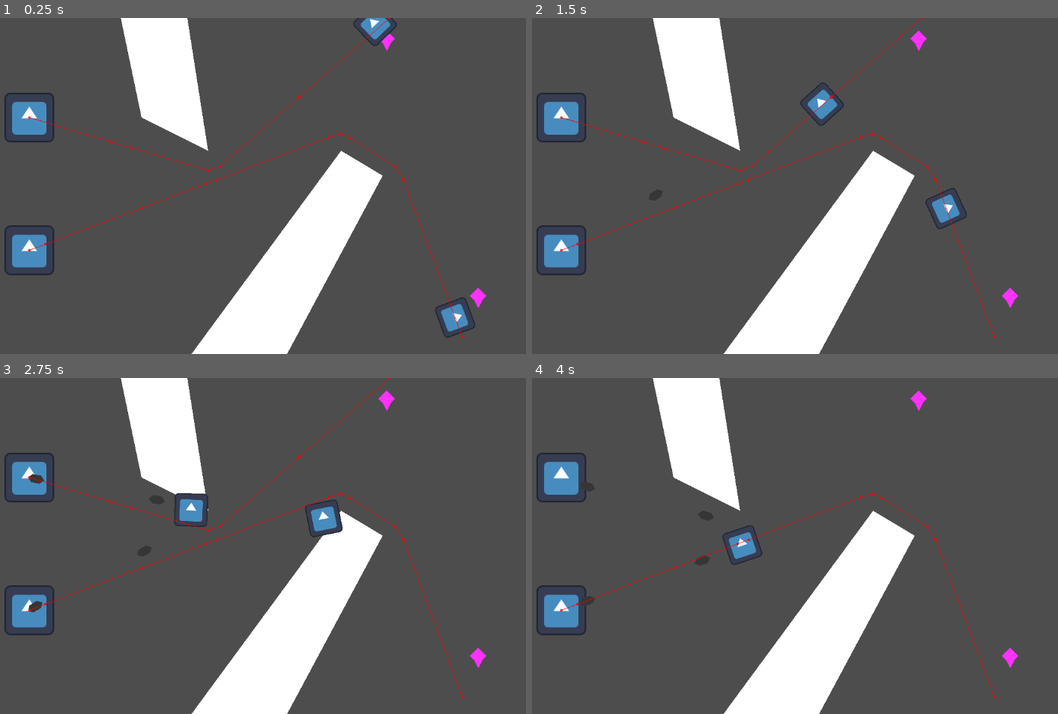
Above: before the commit, frames 1-4 (two rows, left to right).
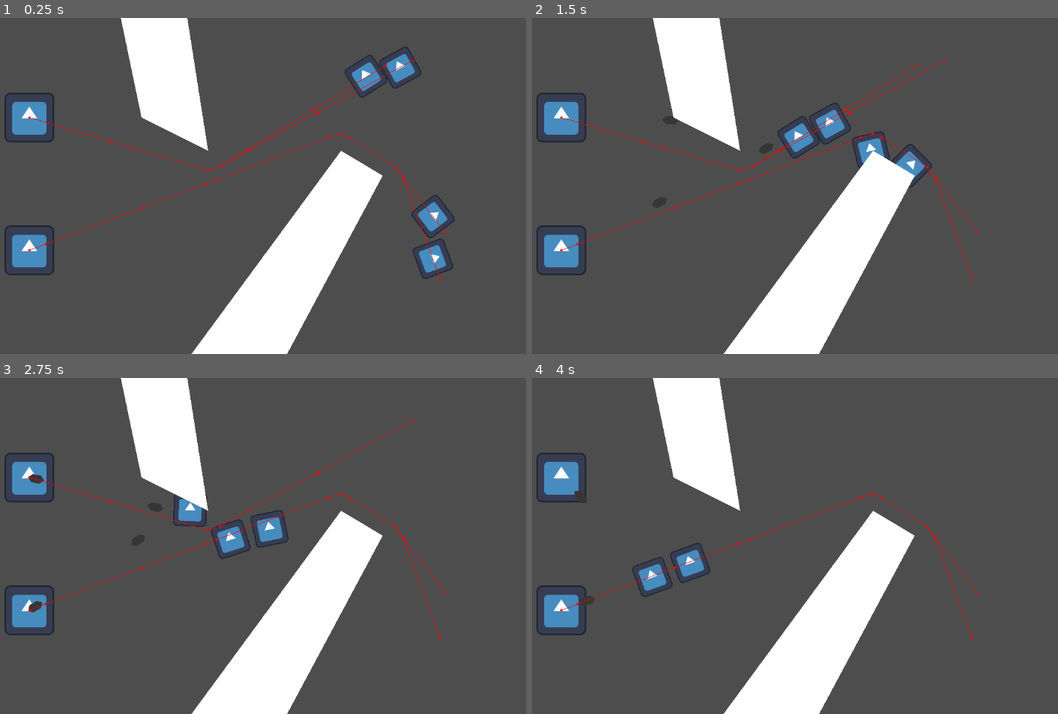
Above: after the commit, the same moments.

Repository: tiagobonetti/scaling-up
Game: Godot game, scene res://prototypes/top-down-defence/top-down-defence.tscn
Two runs of this game, one before a commit and one after it. Both use one fixed random seed, a clock stepped at 60 frames per second and the inputs below. The engine's default icon, where the game draws it, is replaced by a stand-in: a white triangle on a blue panel in a dark square.
Inputs:
- Up to frame 1 (0.25 s): no input
- Up to frame 2 (1.5 s): no input
- Up to frame 3 (2.75 s): no input
- Up to frame 4 (4 s): no input

The runs differ from the first frame. In frame 1, 2.7% of the frame differs, in the area x 42-93%, y 0-96%; in frame 2, 2.6%; in frame 3, 2.0%; in frame 4, 1.5%.

Commit message:
Better spawners with Editor Hints

Diff:
--- a/enemy_spawner.tscn
+++ /dev/null
@@ -1,13 +0,0 @@
-[gd_scene load_steps=3 format=3 uid="uid://vloxp7n1phxg"]
-
-[ext_resource type="Script" path="res://prototypes/top-down-defence/EnemySpawner.gd" id="1_vn8km"]
-[ext_resource type="PackedScene" uid="uid://dxlu3berw1o7t" path="res://prototypes/top-down-defence/enemy.tscn" id="2_iuv0k"]
-
-[node name="EnemySpawner" type="Node2D"]
-script = ExtResource("1_vn8km")
-enemy_scene = ExtResource("2_iuv0k")
-
-[node name="Polygon2D" type="Polygon2D" parent="."]
-position = Vector2(-6.10352e-05, 3.05176e-05)
-color = Color(1, 0.192157, 1, 1)
-polygon = PackedVector2Array(-16, 0, -8, 8, 0, 24, 8, 8, 16, 0, 8, -8, 0, -16, -8, -8)
--- /dev/null
+++ b/prototypes/top-down-defence/EditorCircle.gd
@@ -0,0 +1,19 @@
+extends Polygon2D
+class_name EditorCircle
+
+@export var editor_something := 2
+
+func _ready():
+	print("EditorView Engine.is_editor_view=", Engine.is_editor_hint())
+
+
+func update():
+	pass
+
+func _draw():
+	if not Engine.is_editor_hint():
+		return
+
+	var radius = 80
+	var color = Color(1.0, 1.0, 1.0, 0.5)
+	draw_circle(Vector2.ZERO, radius, color)
--- a/prototypes/top-down-defence/EnemySpawner.gd
+++ b/prototypes/top-down-defence/EnemySpawner.gd
@@ -1,9 +1,14 @@
+@tool
 extends Node2D
 class_name EnemySpawner
 
-@export var enemy_pool_sizes := [2, 4, 5, 8, 12]
+@export var enemy_pool_sizes := [2] #, 4, 5, 8, 12]
 @export var spawn_cooldown: int = 10.0 # Seconds
-@export var spawn_radius := 100
+@export var spawn_radius: float = 100 :
+	set(value):
+		spawn_radius = value
+		queue_redraw()
+
 @export var enemy_scene: PackedScene = load("res://prototypes/top-down-defence/enemy.tscn")
 
 var current_pool_index: int = 0
@@ -16,15 +21,24 @@
 	get:
 		return 0 if finished else enemy_pool_sizes[current_pool_index]
 
-@onready var timer := Timer.new()
 
 func _ready():
-	add_child(timer)
-	timer.wait_time = spawn_cooldown
-	timer.connect("timeout", Callable(update))
-	timer.start()
+	if Engine.is_editor_hint():
+		return
 
+	%Timer.wait_time = spawn_cooldown
+	%Timer.connect("timeout", Callable(update))
+	%Timer.start()
 	call_deferred("update")
+
+func _draw():
+	if not Engine.is_editor_hint():
+		return
+
+	var points_arc = Utils.circle_points(Vector2.ZERO, spawn_radius)
+	var color = Color(Color.RED, 0.5)
+	var colors = PackedColorArray([color])
+	draw_polygon(points_arc, colors)
 
 func update():
 	if finished:
@@ -48,4 +62,4 @@
 func try_complete():
 	if get_tree().get_nodes_in_group("enemies").size() == 0:
 		print("Stage completed!")
-		timer.stop()
+		%Timer.stop()
--- a/prototypes/top-down-defence/Utils.gd
+++ b/prototypes/top-down-defence/Utils.gd
@@ -16,3 +16,14 @@
 
 static func rand_direction() -> Vector2:
 	return Vector2.from_angle(randf_range(0, 2 * PI))
+
+
+static func circle_points(center: Vector2 = Vector2.ZERO, radius: float = 1.0, angle_from: float = 0.0, angle_to: float = 359.999, num_of_points: int = 32):
+	var points_arc = PackedVector2Array()
+	points_arc.push_back(center)
+
+	for i in range(num_of_points + 1):
+		var angle_point = deg_to_rad(angle_from + i * (angle_to - angle_from) / num_of_points - 90)
+		points_arc.push_back(center + Vector2(cos(angle_point), sin(angle_point)) * radius)
+
+	return points_arc
--- /dev/null
+++ b/prototypes/top-down-defence/enemy_spawner.tscn
@@ -0,0 +1,11 @@
+[gd_scene load_steps=3 format=3 uid="uid://vloxp7n1phxg"]
+
+[ext_resource type="Script" path="res://prototypes/top-down-defence/EnemySpawner.gd" id="1_vn8km"]
+[ext_resource type="PackedScene" uid="uid://dxlu3berw1o7t" path="res://prototypes/top-down-defence/enemy.tscn" id="2_lnjp1"]
+
+[node name="EnemySpawner" type="Node2D"]
+script = ExtResource("1_vn8km")
+enemy_scene = ExtResource("2_lnjp1")
+
+[node name="Timer" type="Timer" parent="."]
+unique_name_in_owner = true
--- a/prototypes/top-down-defence/top-down-defence.tscn
+++ b/prototypes/top-down-defence/top-down-defence.tscn
@@ -3,7 +3,7 @@
 [ext_resource type="NavigationPolygon" uid="uid://l3gll65kmk7p" path="res://prototypes/top-down-defence/top-down-rect.tres" id="2_yce3h"]
 [ext_resource type="PackedScene" uid="uid://c50uwoeg4rdit" path="res://prototypes/top-down-defence/tower.tscn" id="3_qk6ib"]
 [ext_resource type="PackedScene" uid="uid://cby8s1sjxw5dp" path="res://prototypes/top-down-defence/wall.tscn" id="4_568fp"]
-[ext_resource type="PackedScene" uid="uid://vloxp7n1phxg" path="res://enemy_spawner.tscn" id="4_tbj3e"]
+[ext_resource type="PackedScene" uid="uid://vloxp7n1phxg" path="res://prototypes/top-down-defence/enemy_spawner.tscn" id="4_tbj3e"]
 
 [node name="Node2D" type="Node2D"]
 
@@ -12,9 +12,13 @@
 
 [node name="NavigationRegion2D" type="NavigationRegion2D" parent="Stage1"]
 navigation_polygon = ExtResource("2_yce3h")
-metadata/_edit_lock_ = true
 
-[node name="Timer" type="Timer" parent="Stage1"]
+[node name="EnemySpawner" parent="Stage1" instance=ExtResource("4_tbj3e")]
+position = Vector2(896, 496)
+spawn_radius = 150.0
+
+[node name="EnemySpawner2" parent="Stage1" instance=ExtResource("4_tbj3e")]
+position = Vector2(728, 104)
 
 [node name="Tower1" parent="Stage1" instance=ExtResource("3_qk6ib")]
 position = Vector2(104, 192)
@@ -29,11 +33,3 @@
 [node name="Wall2" parent="Stage1" instance=ExtResource("4_568fp")]
 position = Vector2(648, 416)
 polygon = PackedVector2Array(56, -160, -232, 232, -48, 232, 136, -112)
-
-[node name="EnemySpawner" parent="Stage1" instance=ExtResource("4_tbj3e")]
-position = Vector2(792, 40)
-enemy_pool_sizes = [1, 2, 2, 4, 5]
-
-[node name="EnemySpawner2" parent="Stage1" instance=ExtResource("4_tbj3e")]
-position = Vector2(968, 536)
-enemy_pool_sizes = [1, 2, 3, 4, 7]
